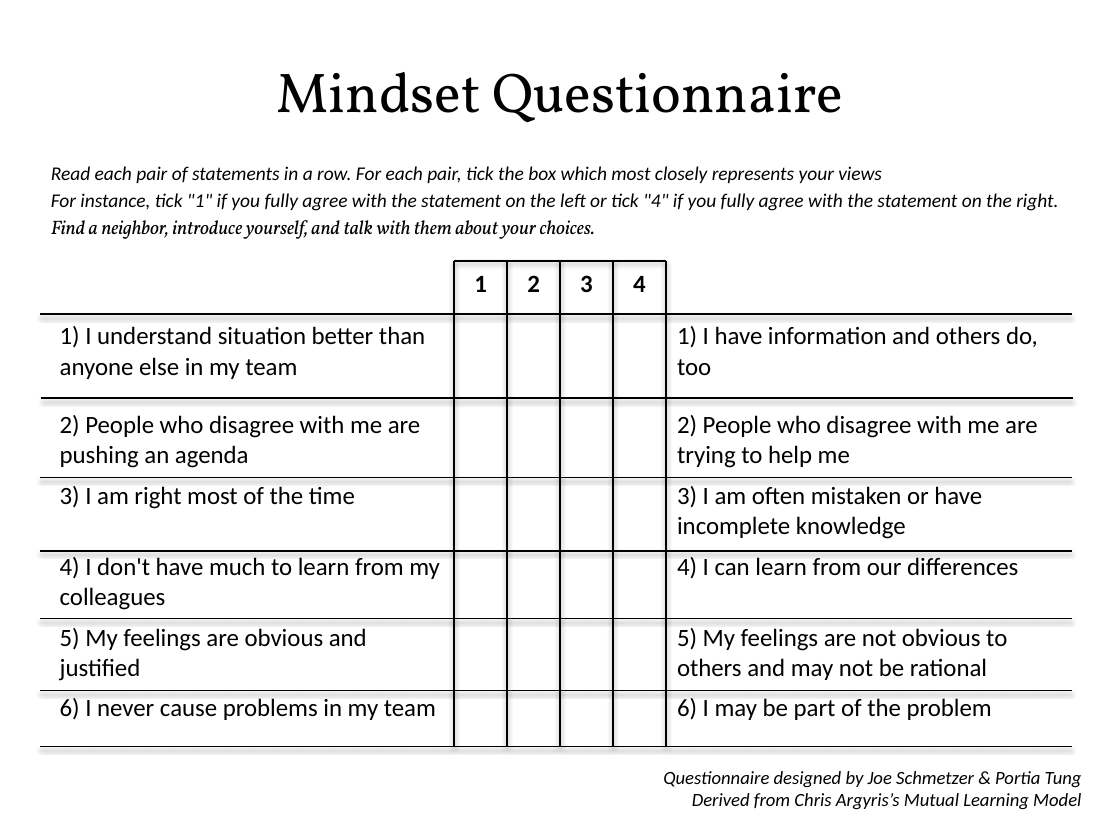
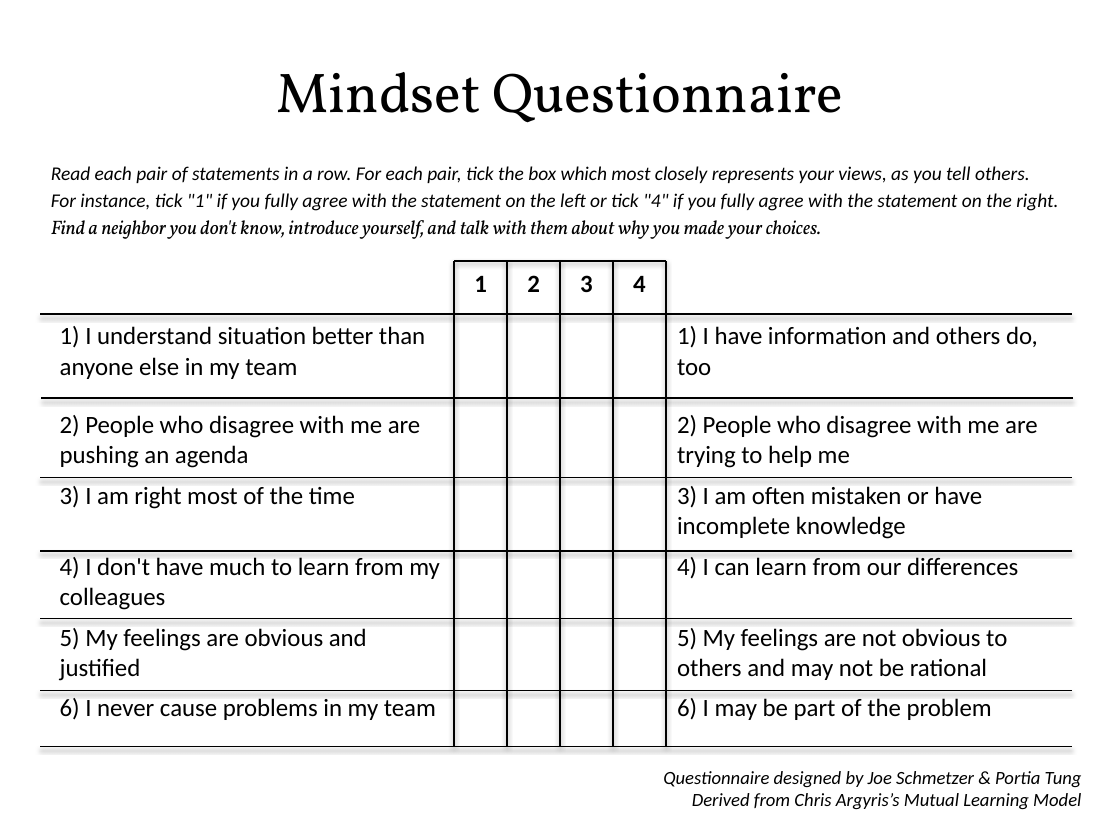
Before and after one commit to tumbarumba/effective-communication, a slide deck: slide 5 of The Fellowship of the Ring.pptx. Drawn at 1120x840 pixels with LibreOffice and Linux fonts; fonts in the diff are those of the drawing. Boxes give left, top, right and bottom in pixels: in the first picture for what was removed or moved away, otherwise in the second. Text is boxed around its words. In the diff, an @@ line names an element or a change of style, - is before the commit and + after.

Commit message:
Add mindset questionnaire to presentation

```diff
--- a/The Fellowship of the Ring.pptx
+++ b/The Fellowship of the Ring.pptx
@@ text at box(51, 166, 1030, 183): text changed @@
-Read each pair of statements in a row. For each pair, tick the box which most closely represents your views
+Read each pair of statements in a row. For each pair, tick the box which most closely represents your views, as you tell others.
@@ text at box(51, 220, 821, 239): text changed @@
-Find a neighbor, introduce yourself, and talk with them about your choices.
+Find a neighbor you don't know, introduce yourself, and talk with them about why you made your choices.
```
Also in this commit, not shown: 6 other files.
